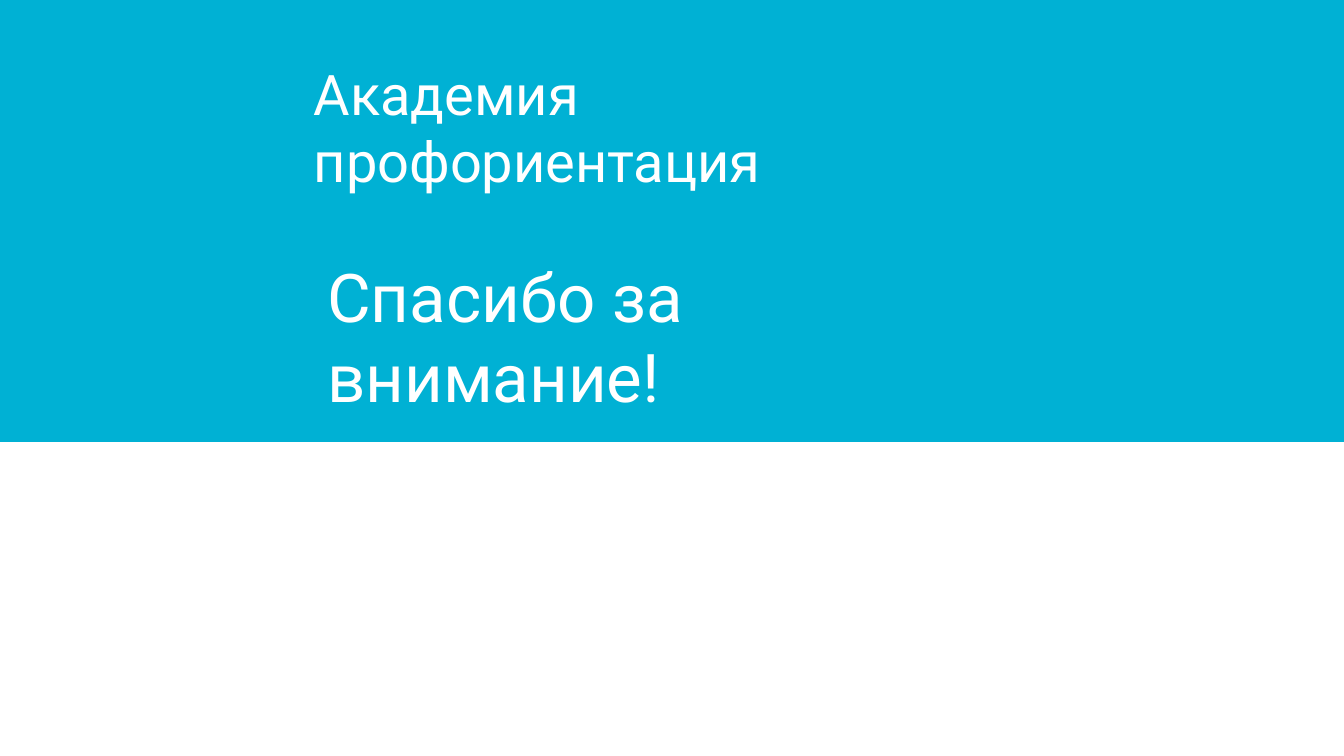
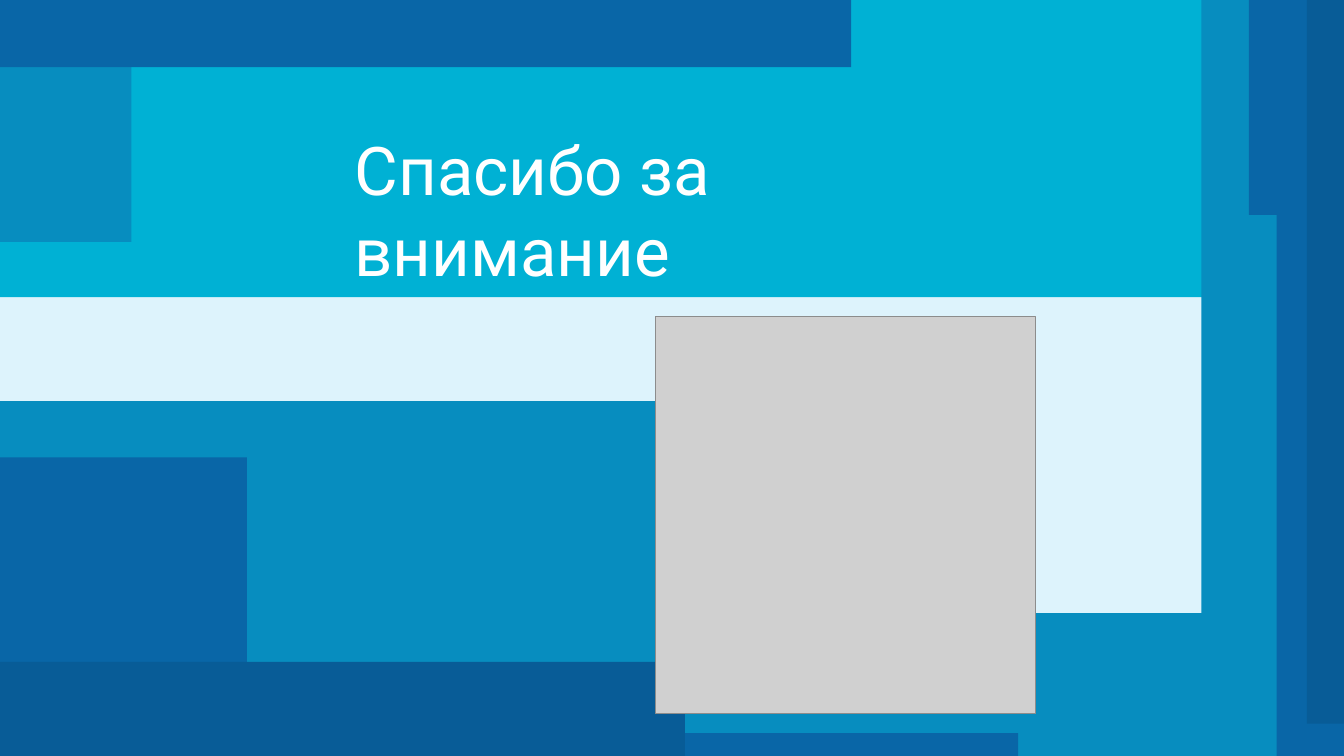
Before and after one commit to konopaty11/AcademyofCareerGuidance, a slide deck: slide 12 of Presentation/AcademyofCareerGuidance.pptx (slide 5 before the commit). Drawn at 1344x756 pixels with LibreOffice and Linux fonts; fonts in the diff are those of the drawing; grey boxes stand for pictures; background and template pictures are left out. Boxes give left, top, right and bottom in pixels: in the first picture for what was removed or moved away, otherwise in the second. Text is boxed around its words. In the diff, an @@ line names an element or a change of style, - is before the commit and + after.

Commit message:
Fixed presentation

```diff
--- a/Presentation/AcademyofCareerGuidance.pptx
+++ b/Presentation/AcademyofCareerGuidance.pptx
@@ background #FFFFFF to #DDF3FC @@
@@ rectangle: place and size @@
-rectangle at box(0, 0, 1344, 443)
+rectangle at box(0, 0, 1344, 297)
@@ rectangle added at box(0, 0, 132, 242), fill #078DBF @@
@@ rectangle added at box(0, 0, 852, 68), fill #0966A7 @@
@@ rectangle added at box(1202, 0, 1344, 756), fill #078DBF @@
@@ rectangle added at box(1249, 0, 1344, 216), fill #0966A7 @@
@@ rectangle added at box(1308, 0, 1344, 724), fill #085C97 @@
@@ text removed at box(314, 75, 761, 194) @@
-Академия профориентация
@@ text at box(355, 144, 711, 277): text changed @@
-Спасибо за внимание!
+Спасибо за внимание
@@ rectangle added at box(1276, 169, 1344, 756), fill #0966A7 @@
@@ picture added at box(655, 317, 1036, 714) @@
@@ rectangle added at box(0, 401, 759, 707), fill #078DBF @@
@@ rectangle added at box(0, 458, 247, 756), fill #0966A7 @@
@@ rectangle added at box(0, 613, 1344, 725), fill #078DBF @@
@@ rectangle added at box(0, 633, 1344, 756), fill #078DBF @@
@@ rectangle added at box(0, 662, 686, 756), fill #085C97 @@
@@ rectangle added at box(0, 733, 1018, 756), fill #0966A7 @@
```
Also in this commit, not shown: 3 other slides changed, 8 slides added, 1 slide removed, 1 other file.
